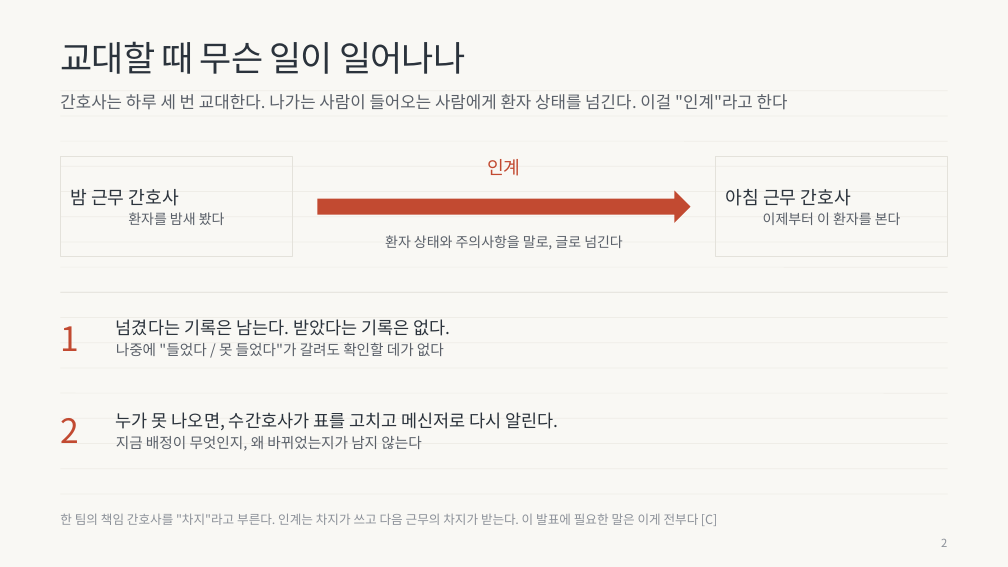
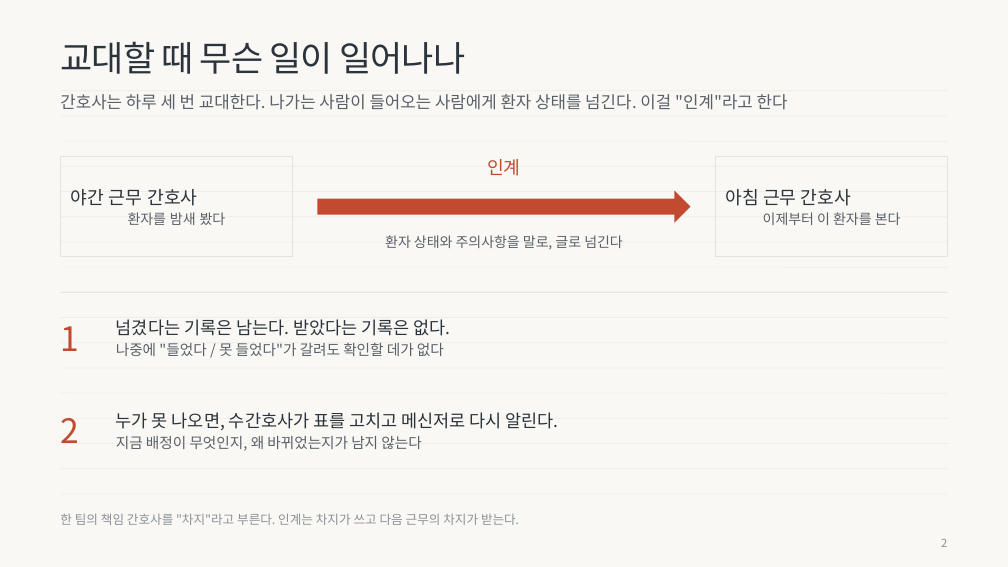
Before and after one commit to wodnjs2020136144/skala-webservice-mini, a slide deck: slide 2 of deliverables/10반_황재원_너와나의인계고리-발표용.pptx. Drawn at 1008x567 pixels with LibreOffice and Linux fonts; fonts in the diff are those of the drawing. Boxes give left, top, right and bottom in pixels: in the first picture for what was removed or moved away, otherwise in the second. Text is boxed around its words. In the diff, an @@ line names an element or a change of style, - is before the commit and + after.

```diff
--- a/deliverables/10반_황재원_너와나의인계고리-발표용.pptx
+++ b/deliverables/10반_황재원_너와나의인계고리-발표용.pptx
@@ text at <box>71,189,226,225</box>: text changed; size 10 to 13 pt; text colour #5A6069 to #2B333C @@
-밤 근무 간호사
-환자를 밤새 봤다
+야간 근무 간호사
+환자를 밤새 봤다
@@ text at <box>60,513,519,525</box>: text changed @@
-한 팀의 책임 간호사를 "차지"라고 부른다. 인계는 차지가 쓰고 다음 근무의 차지가 받는다. 이 발표에 필요한 말은 이게 전부다 [C]
+한 팀의 책임 간호사를 "차지"라고 부른다. 인계는 차지가 쓰고 다음 근무의 차지가 받는다.
```
Also in this commit, not shown: 2 other slides changed, 1 other file.
